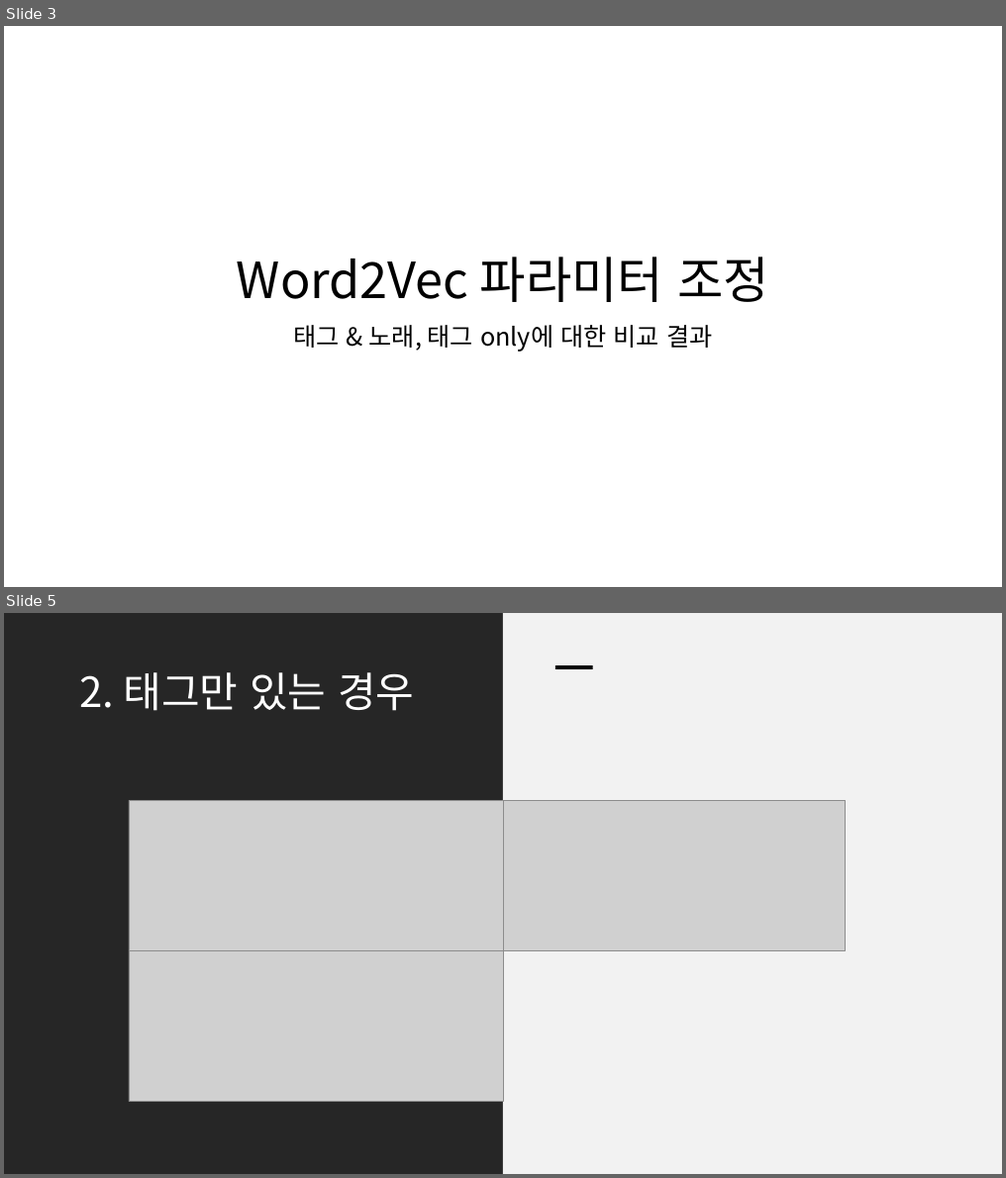
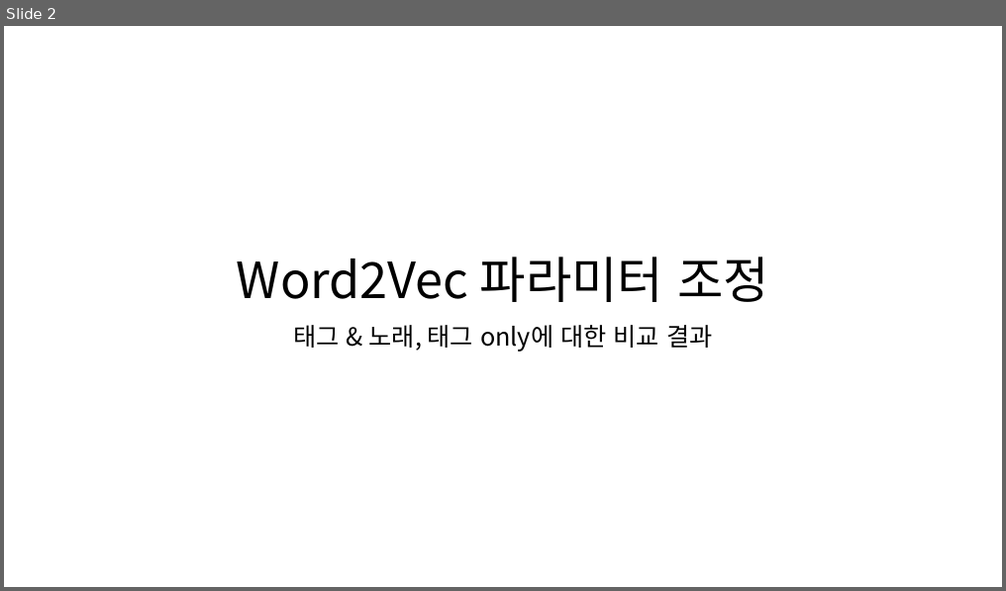
Before and after one commit to LimTurtle/GA_Saronite, a slide deck: src/Test_Model_Gaeul/05_Conclusion.pptx. Shown one above the other, each under a label of ours: slides 3 and 5 before the commit, slide 2 after it; the slides between them are not shown. The pictures are 1006x1178 and 1006x591 pixels, drawn with LibreOffice and Linux fonts; fonts in the diff are those of the drawing; grey boxes stand for pictures. Boxes give left, top, right and bottom in pixels: in the first picture for what was removed or moved away, otherwise in the second. Text is boxed around its words. In the diff, an @@ line names an element or a change of style, - is before the commit and + after.

```diff
--- a/src/Test_Model_Gaeul/05_Conclusion.pptx
+++ b/src/Test_Model_Gaeul/05_Conclusion.pptx
@@ slide 5 removed at [4, 613, 1002, 1174], background #FFFFFF @@
@@ rectangle removed at [4, 613, 503, 1174] @@
@@ rectangle removed at [503, 613, 1002, 1174] @@
@@ rectangle removed at [555, 665, 593, 669] @@
@@ title removed at [79, 672, 414, 711] @@
-2. 태그만 있는 경우
@@ picture removed at [129, 800, 503, 951] @@
@@ picture removed at [503, 800, 846, 951] @@
@@ picture removed at [129, 951, 503, 1102] @@
@@ what was slide 3 is now slide 2 @@
```
Also in this commit, not shown: 3 slides changed, 5 slides added, 4 other files.
